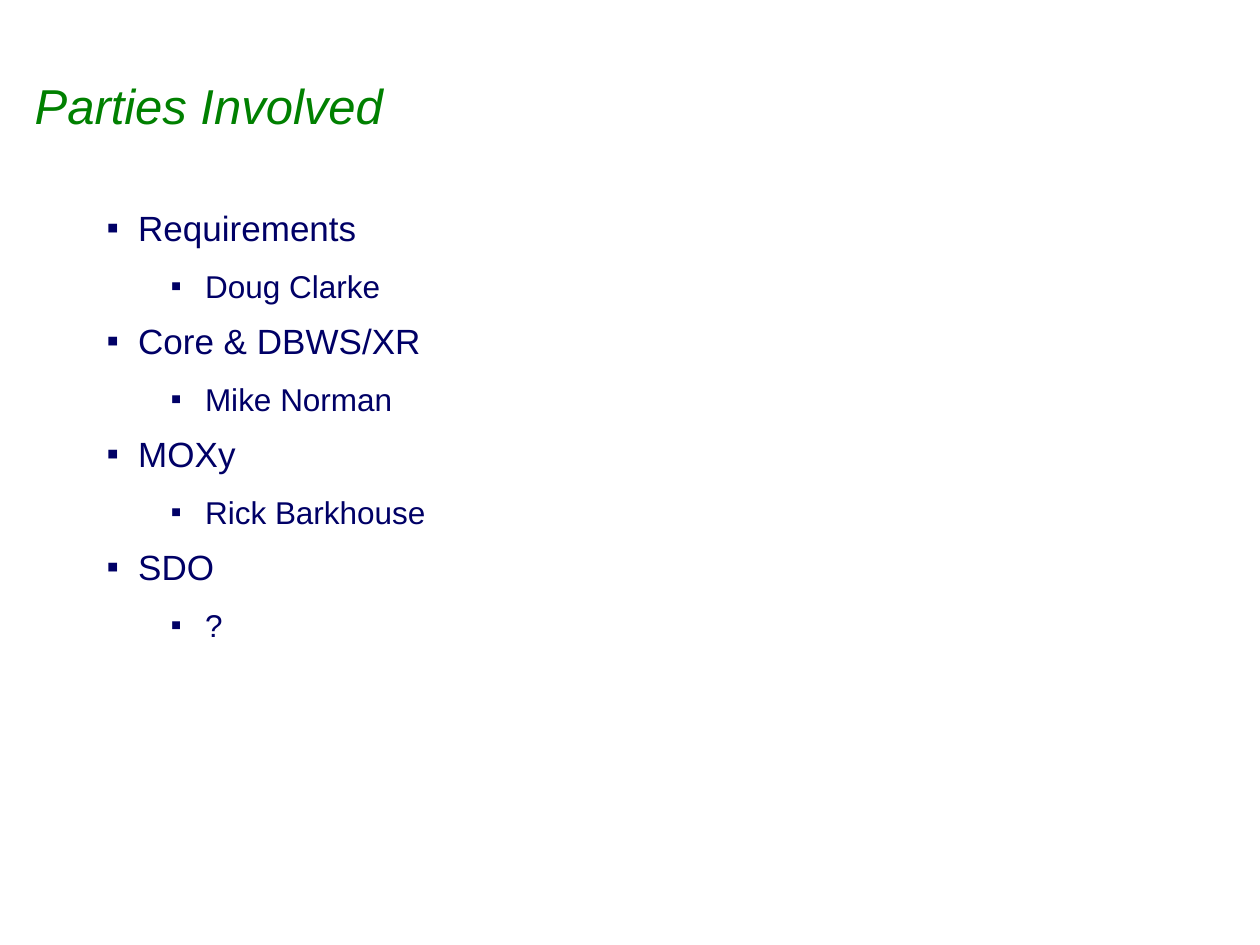
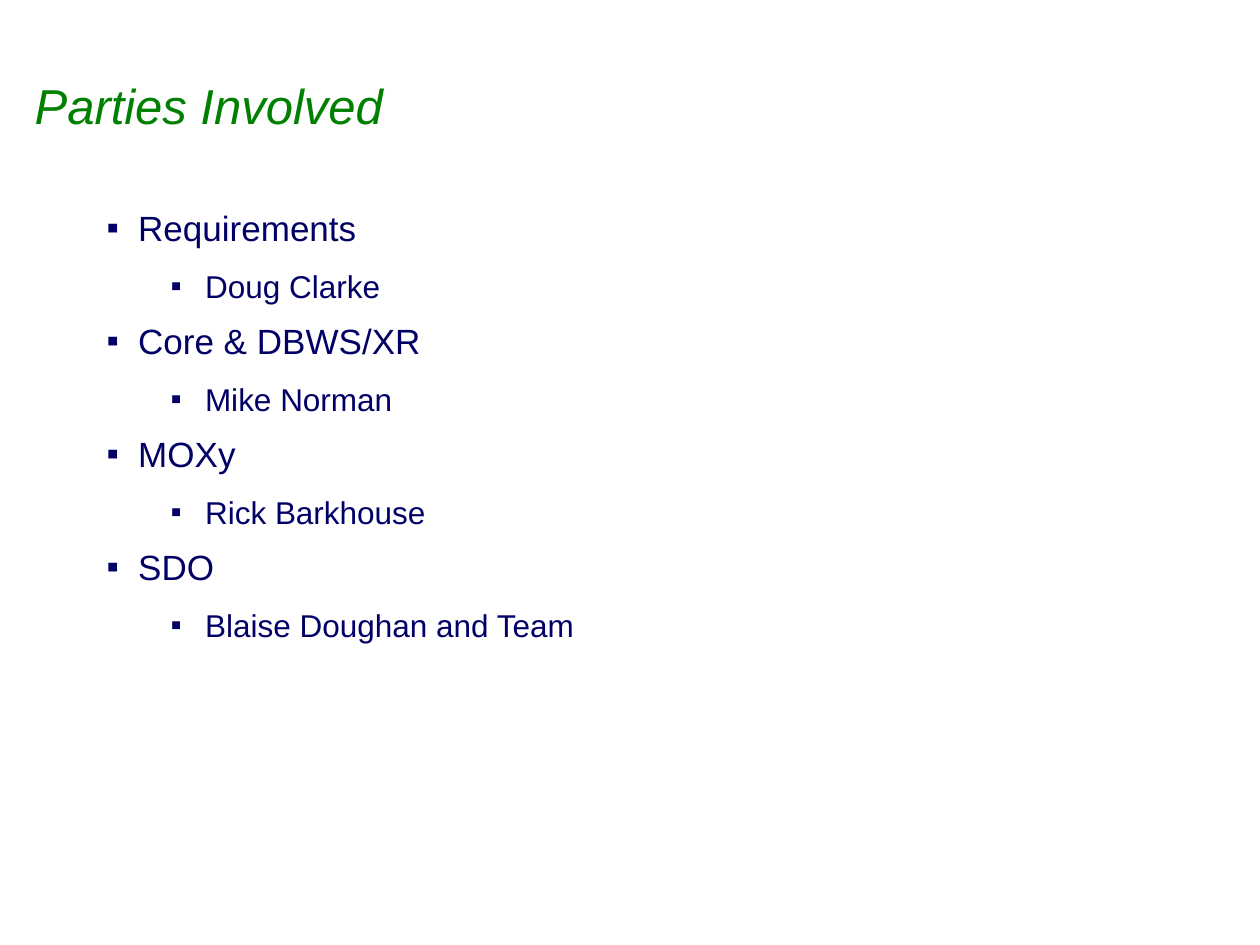
Before and after one commit to sabineheider/incubator, a slide deck: slide 3 of summit-2010/Dynamic Persistence.ppt. Drawn at 1260x945 pixels with LibreOffice and Linux fonts; fonts in the diff are those of the drawing; background and template pictures are left out. Boxes give left, top, right and bottom in pixels: in the first picture for what was removed or moved away, otherwise in the second. Text is boxed around its words. In the diff, an @@ line names an element or a change of style, - is before the commit and + after.

```diff
--- a/summit-2010/Dynamic Persistence.ppt
+++ b/summit-2010/Dynamic Persistence.ppt
@@ text at <box>205,614,574,643</box>: text changed @@
-  ▪ ?
+  ▪ Blaise Doughan and Team
```
Also in this commit, not shown: 5 other slides changed, 2 slides added, 1 other file.
